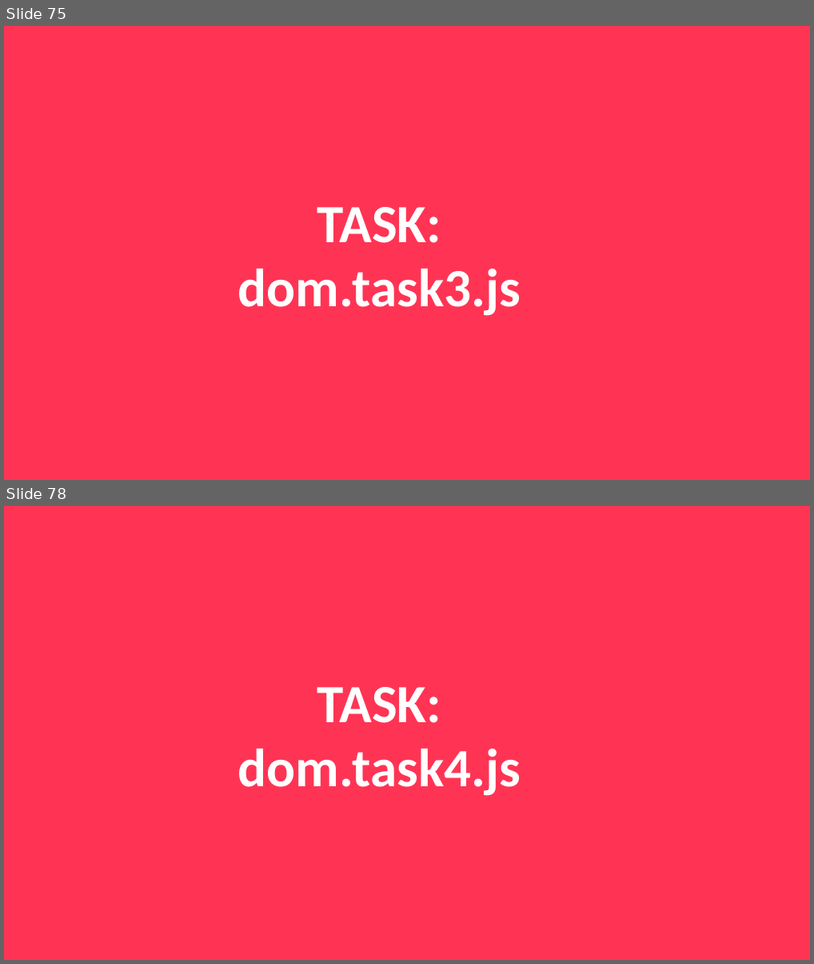
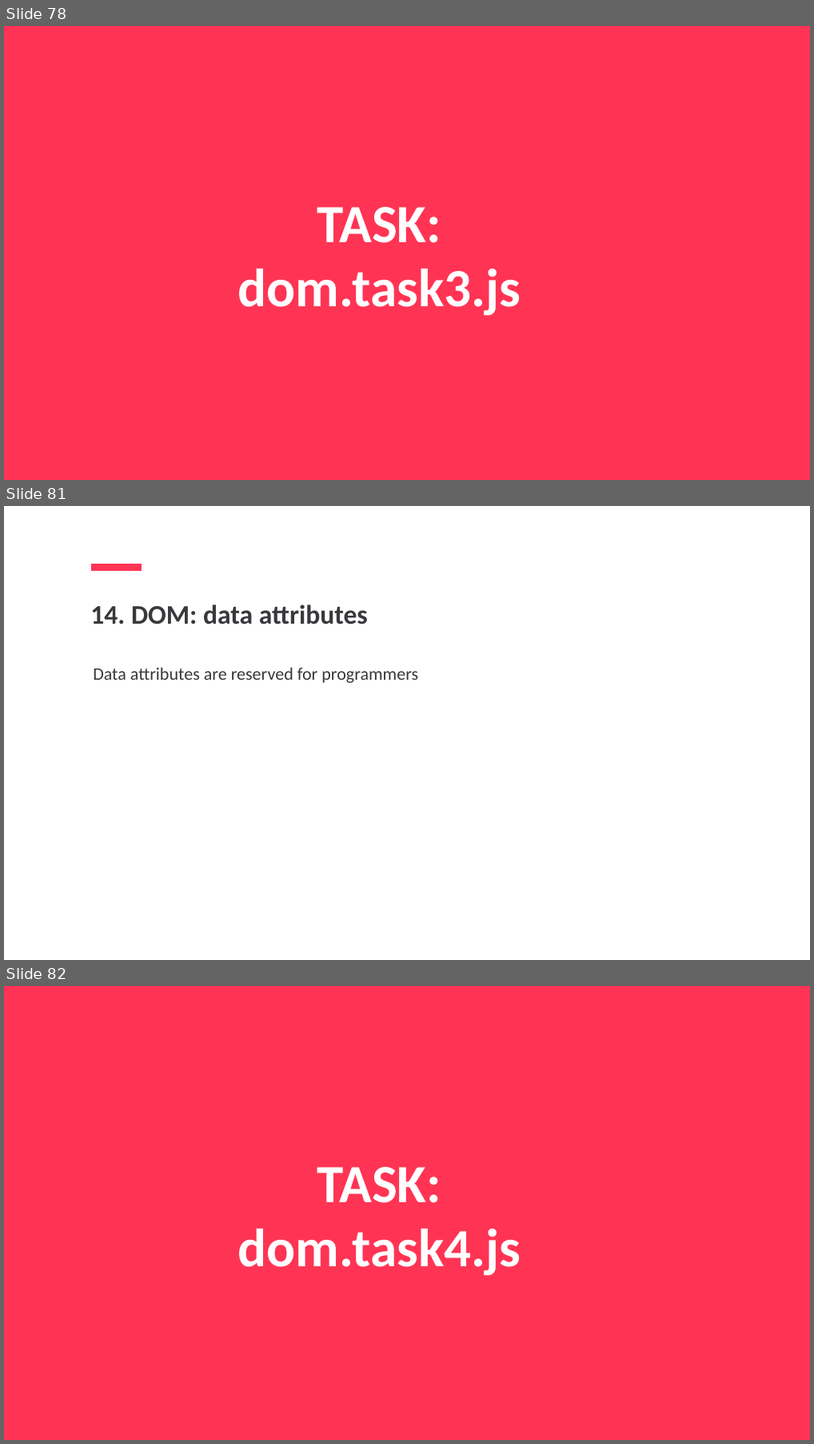
Before and after one commit to jpotapova/js-lecture-1, a slide deck: JS1-Jelizaveta-Potapova.pptx. Shown one above the other, each under a label of ours: slides 75 and 78 before the commit, slides 78, 81 and 82 after it; the slides between them are not shown. The pictures are 814x964 and 814x1444 pixels, drawn with LibreOffice and Linux fonts; fonts in the diff are those of the drawing. Boxes give left, top, right and bottom in pixels: in the first picture for what was removed or moved away, otherwise in the second. Text is boxed around its words. In the diff, an @@ line names an element or a change of style, - is before the commit and + after.

```diff
--- a/JS1-Jelizaveta-Potapova.pptx
+++ b/JS1-Jelizaveta-Potapova.pptx
@@ slide 81 added at box(4, 506, 810, 960), background #FFFFFF @@
@@ line added from (91, 567) to (142, 567), #FF3454 16 pt @@
@@ text added at box(90, 604, 368, 624), 64 pt, text #38393C, bold @@
+14. DOM: data attributes
@@ text added at box(93, 667, 418, 683), 42 pt, text #38393C @@
+Data attributes are reserved for programmers
@@ what was slide 75 is now slide 78 @@
@@ what was slide 78 is now slide 82 @@
```
Also in this commit, not shown: 5 slides changed, 3 other slides added.
